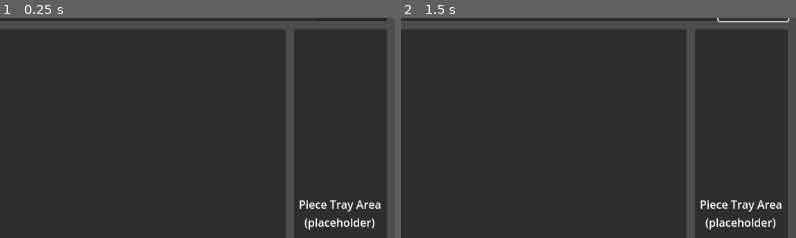
Above: before the commit, frames 1-2 (left to right).
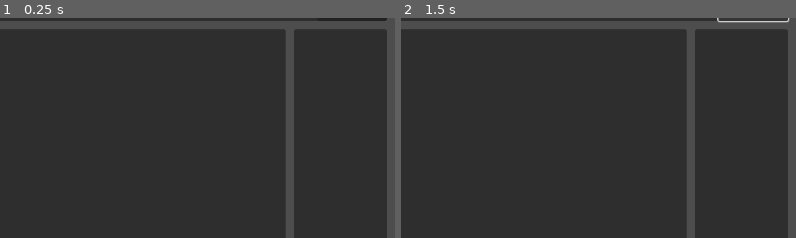
Above: after the commit, the same moments.

Repository: FoxDyed/CalendarGame
Game: Godot game, scene res://scenes/gameplay/main_gameplay_scene.tscn
The game is run twice, just before and just after one commit, with the same random seed, the same clock (stepped at 60 frames per second) and the same inputs. The project has no main scene, so this scene is started directly.
Inputs:
- Up to frame 1 (0.25 s): no input
- Up to frame 2 (1.5 s): click "Placeholder" at 0.5 s; click "Placeholder" at 1.25 s
The pictures show only the part of the screen within x 50-100%, y 12-62%; the shares and areas given below are measured in that part.

The runs differ from the first frame. In frame 1, 0.9% of the frame differs, in the area x 75-97%, y 82-97%; in frame 2, 0.9%.

Commit message:
Add canonical piece tray population in gameplay scene

Diff:
--- a/scenes/gameplay/main_gameplay_scene.tscn
+++ b/scenes/gameplay/main_gameplay_scene.tscn
@@ -1,7 +1,8 @@
-[gd_scene load_steps=3 format=3 uid="uid://b2jfqr1m76tbx"]
+[gd_scene load_steps=4 format=3 uid="uid://b2jfqr1m76tbx"]
 
 [ext_resource type="Script" path="res://scripts/gameplay/main_gameplay_controller.gd" id="1_3wm7k"]
 [ext_resource type="PackedScene" path="res://scenes/board/board_scene.tscn" id="2_6w5oq"]
+[ext_resource type="PackedScene" path="res://scenes/gameplay/piece_tray_scene.tscn" id="3_4hi8a"]
 
 [node name="MainGameplayScene" type="Control"]
 layout_mode = 3
@@ -72,10 +73,12 @@
 layout_mode = 2
 size_flags_horizontal = 3
 
-[node name="TrayCenter" type="CenterContainer" parent="RootMargin/MainLayout/PlayArea/PieceTray"]
+[node name="TrayContent" type="MarginContainer" parent="RootMargin/MainLayout/PlayArea/PieceTray"]
 layout_mode = 2
+theme_override_constants/margin_left = 8
+theme_override_constants/margin_top = 8
+theme_override_constants/margin_right = 8
+theme_override_constants/margin_bottom = 8
 
-[node name="TrayLabel" type="Label" parent="RootMargin/MainLayout/PlayArea/PieceTray/TrayCenter"]
+[node name="PieceTrayScene" parent="RootMargin/MainLayout/PlayArea/PieceTray/TrayContent" instance=ExtResource("3_4hi8a")]
 layout_mode = 2
-text = "Piece Tray Area\n(placeholder)"
-horizontal_alignment = 1
--- /dev/null
+++ b/scenes/gameplay/piece_tray_scene.tscn
@@ -0,0 +1,21 @@
+[gd_scene load_steps=2 format=3]
+
+[ext_resource type="Script" path="res://scripts/gameplay/piece_tray_controller.gd" id="1_x0awv"]
+
+[node name="PieceTrayScene" type="Control"]
+layout_mode = 3
+anchors_preset = 15
+anchor_right = 1.0
+anchor_bottom = 1.0
+grow_horizontal = 2
+grow_vertical = 2
+script = ExtResource("1_x0awv")
+
+[node name="PiecesLayer" type="Control" parent="."]
+unique_name_in_owner = true
+layout_mode = 1
+anchors_preset = 15
+anchor_right = 1.0
+anchor_bottom = 1.0
+grow_horizontal = 2
+grow_vertical = 2
--- /dev/null
+++ b/scripts/gameplay/piece_tray_controller.gd
@@ -0,0 +1,72 @@
+class_name PieceTrayController
+extends Control
+
+const PieceSet = preload("res://model/pieces/piece_set.gd")
+const PieceScene = preload("res://scenes/pieces/piece_scene.tscn")
+
+@export var columns: int = 2
+@export var horizontal_spacing: float = 168.0
+@export var vertical_spacing: float = 152.0
+@export var tray_padding: Vector2 = Vector2(16, 16)
+
+@onready var _pieces_layer: Control = %PiecesLayer
+
+var _pieces_by_id: Dictionary = {}
+var _spawned_piece_ids: Array[String] = []
+
+func _ready() -> void:
+	populate_from_canonical_piece_set()
+
+func populate_from_canonical_piece_set() -> void:
+	var pieces_layer := _get_pieces_layer()
+	if pieces_layer == null:
+		push_error("PieceTrayController is missing PiecesLayer")
+		return
+
+	_clear_existing_pieces(pieces_layer)
+
+	var piece_definitions := PieceSet.list_all_pieces()
+	for index in piece_definitions.size():
+		var piece_data := piece_definitions[index]
+		var piece_id := String(piece_data.get("id", ""))
+		if piece_id.is_empty() or _pieces_by_id.has(piece_id):
+			continue
+
+		var piece := PieceScene.instantiate() as PieceController
+		if piece == null:
+			continue
+		piece.initialize_from_piece_data(piece_data)
+		piece.position = _spawn_position_for_index(index)
+		pieces_layer.add_child(piece)
+
+		_pieces_by_id[piece_id] = piece
+		_spawned_piece_ids.append(piece_id)
+
+func get_piece_count() -> int:
+	return _spawned_piece_ids.size()
+
+func get_piece_ids() -> Array[String]:
+	return _spawned_piece_ids.duplicate()
+
+func has_piece_id(piece_id: String) -> bool:
+	return _pieces_by_id.has(piece_id)
+
+func get_piece_by_id(piece_id: String) -> PieceController:
+	return _pieces_by_id.get(piece_id, null)
+
+func _spawn_position_for_index(index: int) -> Vector2:
+	var safe_columns := maxi(columns, 1)
+	var column := index % safe_columns
+	var row := index / safe_columns
+	return tray_padding + Vector2(float(column) * horizontal_spacing, float(row) * vertical_spacing)
+
+func _clear_existing_pieces(pieces_layer: Control) -> void:
+	for child in pieces_layer.get_children():
+		child.queue_free()
+	_pieces_by_id.clear()
+	_spawned_piece_ids.clear()
+
+func _get_pieces_layer() -> Control:
+	if _pieces_layer != null:
+		return _pieces_layer
+	return get_node_or_null("PiecesLayer") as Control
--- /dev/null
+++ b/tests/gameplay/piece_tray_controller_test.gd
@@ -0,0 +1,56 @@
+extends RefCounted
+
+const PieceSet = preload("res://model/pieces/piece_set.gd")
+const PieceTrayScene = preload("res://scenes/gameplay/piece_tray_scene.tscn")
+
+var _failures: Array[String] = []
+
+func run_all() -> bool:
+	test_tray_populates_with_all_canonical_pieces_once()
+	test_piece_ids_are_unique_and_resolvable()
+	return _failures.is_empty()
+
+func failure_messages() -> Array[String]:
+	return _failures.duplicate()
+
+func test_tray_populates_with_all_canonical_pieces_once() -> void:
+	var tray := PieceTrayScene.instantiate() as PieceTrayController
+	_expect(tray != null, "Expected PieceTray scene to instantiate")
+	if tray == null:
+		return
+
+	tray._ready()
+
+	var expected_ids := _canonical_piece_ids()
+	_expect(tray.get_piece_count() == expected_ids.size(), "Tray should spawn one piece per canonical piece definition")
+	_expect(tray.get_piece_ids().size() == expected_ids.size(), "Tray ID list should include every spawned piece")
+	tray.queue_free()
+
+func test_piece_ids_are_unique_and_resolvable() -> void:
+	var tray := PieceTrayScene.instantiate() as PieceTrayController
+	if tray == null:
+		_expect(false, "Expected PieceTray scene to instantiate for ID checks")
+		return
+
+	tray._ready()
+
+	var ids := tray.get_piece_ids()
+	var seen := {}
+	for piece_id in ids:
+		_expect(not seen.has(piece_id), "Each canonical piece ID should appear only once in tray")
+		seen[piece_id] = true
+		_expect(tray.has_piece_id(piece_id), "Tray should confirm spawned IDs through lookup")
+		_expect(tray.get_piece_by_id(piece_id) != null, "Tray should return piece instances by ID")
+
+	tray.queue_free()
+
+func _canonical_piece_ids() -> Array[String]:
+	var ids: Array[String] = []
+	for piece in PieceSet.list_all_pieces():
+		ids.append(String(piece.get("id", "")))
+	return ids
+
+func _expect(condition: bool, message: String) -> void:
+	if condition:
+		return
+	_failures.append(message)
--- a/tests/run_tests.gd
+++ b/tests/run_tests.gd
@@ -8,6 +8,7 @@
 const DailyTargetSelectorTest = preload("res://tests/targets/daily_target_selector_test.gd")
 const FoundationValidatorTest = preload("res://tests/validation/foundation_validator_test.gd")
 const MainGameplaySceneTest = preload("res://tests/scenes/main_gameplay_scene_test.gd")
+const PieceTrayControllerTest = preload("res://tests/gameplay/piece_tray_controller_test.gd")
 
 func _initialize() -> void:
 	var failures: Array[String] = []
@@ -48,6 +49,11 @@
 		for failure in foundation_validator_test.failure_messages():
 			failures.append("[validation] %s" % failure)
 
+	var piece_tray_controller_test = PieceTrayControllerTest.new()
+	if not piece_tray_controller_test.run_all():
+		for failure in piece_tray_controller_test.failure_messages():
+			failures.append("[piece_tray] %s" % failure)
+
 	var main_gameplay_scene_test = MainGameplaySceneTest.new()
 	if not main_gameplay_scene_test.run_all():
 		for failure in main_gameplay_scene_test.failure_messages():
--- a/tests/scenes/main_gameplay_scene_test.gd
+++ b/tests/scenes/main_gameplay_scene_test.gd
@@ -20,6 +20,7 @@
 	_expect(instance.get_node_or_null("RootMargin/MainLayout/PlayArea/Board") != null, "Expected Board placeholder node")
 	_expect(instance.get_node_or_null("RootMargin/MainLayout/PlayArea/PieceTray") != null, "Expected PieceTray placeholder node")
 	_expect(instance.get_node_or_null("RootMargin/MainLayout/UIControls") != null, "Expected UIControls placeholder node")
+	_expect(instance.get_node_or_null("RootMargin/MainLayout/PlayArea/PieceTray/TrayContent/PieceTrayScene") != null, "Expected PieceTray scene to be integrated into gameplay scene")
 	instance.queue_free()
 
 func _expect(condition: bool, message: String) -> void:
